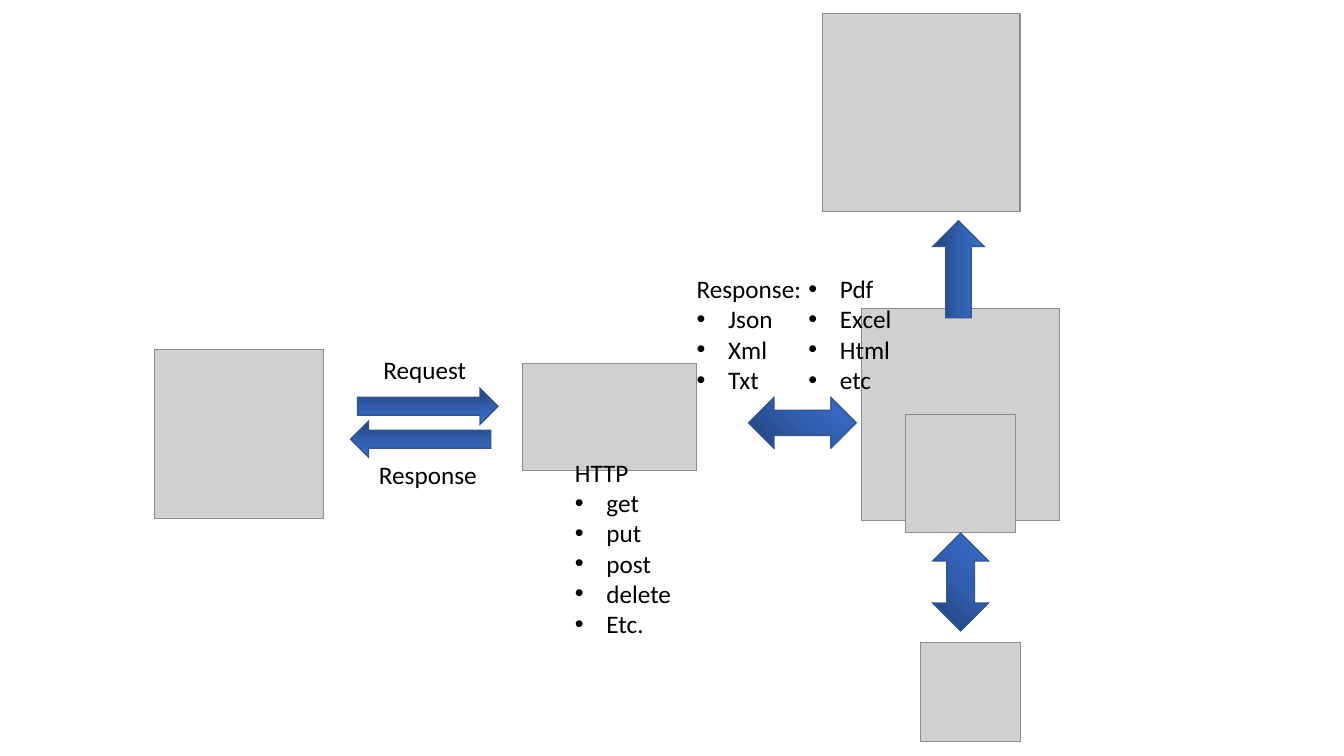
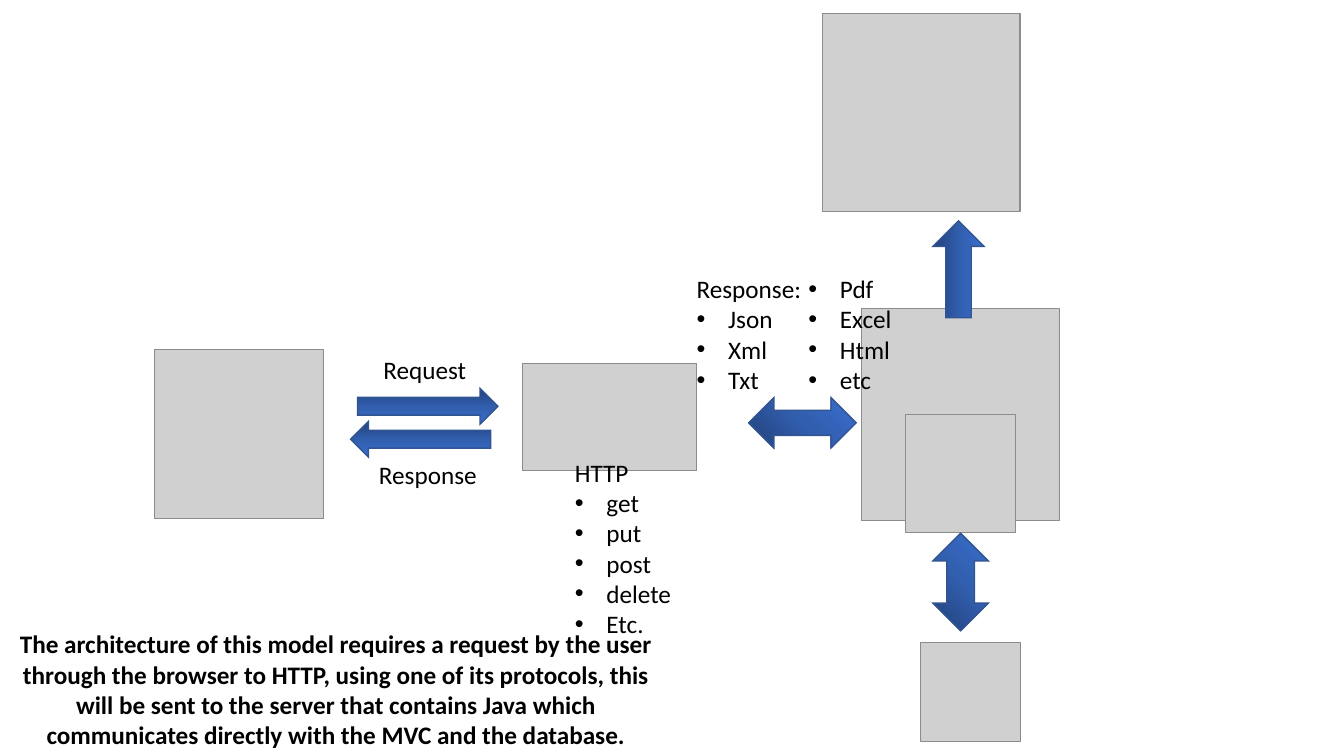
Before and after one commit to mota1299/XideralAcademiaJava, a slide deck: slide 7 of Exámenes/Semana02/Presentación.pptx. Drawn at 1344x756 pixels with LibreOffice and Linux fonts; fonts in the diff are those of the drawing; grey boxes stand for pictures; background and template pictures are left out. Boxes give left, top, right and bottom in pixels: in the first picture for what was removed or moved away, otherwise in the second. Text is boxed around its words. In the diff, an @@ line names an element or a change of style, - is before the commit and + after.

```diff
--- a/Exámenes/Semana02/Presentación.pptx
+++ b/Exámenes/Semana02/Presentación.pptx
@@ text added at [20,635,651,748], 18 pt, text #000000, bold @@
+The architecture of this model requires a request by the user through the browser to HTTP, using one of its protocols, this will be sent to the server that contains Java which communicates directly with the MVC and the database.
```
Also in this commit, not shown: 2 other slides changed, 7 slides added, 5 slides removed, 1 other file.
